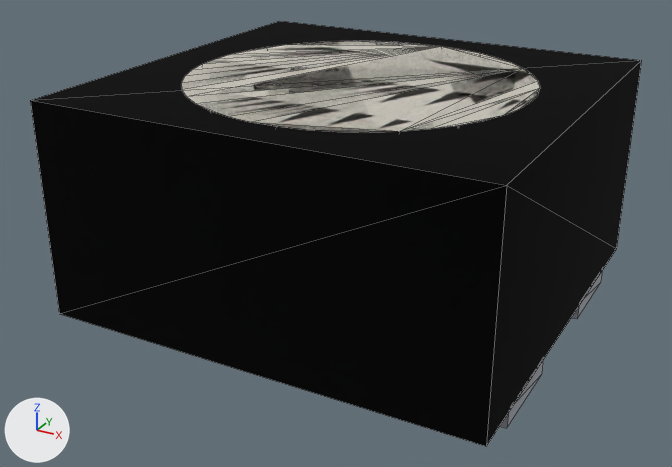
An edit to the glTF model parts/sk68xxmini-hs/sk68xxmini-hs.glb, drawn before and after from the same camera.
Both versions are drawn from a camera (50 mm lens) standing at (0.00339, -0.00657, 0.00383) and looking at (-0.0001, -0.00022, 0.00065). Arrows for +X, +Y and +Z are at lower left; the lights stay in place. The picture after the commit comes second. Mesh edges are drawn as thin lines. Where no turn or scale is listed for an object, it has been applied to the vertices. Vertices at exactly the same position are counted once.
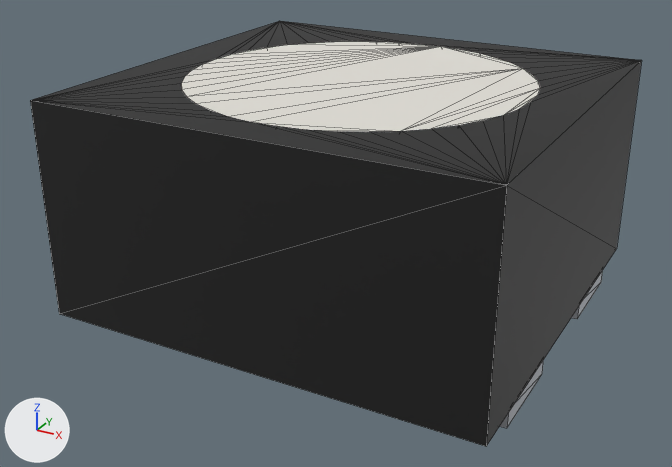
The change, as JSON lines over the scene's bpy script:
```json
{"op": "set", "path": "mat_mat_0.metallic", "old": "1.0", "new": "0.0"}
{"op": "set", "path": "mat_mat_0.roughness", "old": "1.0", "new": "0.52"}
{"op": "set", "path": "mat_mat_1.metallic", "old": "1.0", "new": "0.0"}
{"op": "set", "path": "mat_mat_1.roughness", "old": "1.0", "new": "0.52"}
{"block": "me_mesh_0", "where": "# used by ob_mesh_0; location = (0.0, 0.0, 0.00105)"}
{"op": "remove", "block": "me_mesh_0", "code": "me_mesh_0.from_pydata(...)  # 8 vertices, 12 faces; spans x -0.00185..0.00185, y -0.00175..0.00175, z -0.0009..0.0009"}
{"op": "add", "block": "me_mesh_0", "code": "me_mesh_0.from_pydata(...)  # 92 vertices, 180 faces; spans x -0.00185..0.00185, y -0.00175..0.00175, z 0.00015..0.00195"}
{"block": "me_mesh_0", "change": "me_mesh_0 part 1: the whole mesh is rebuilt"}
{"op": "set", "path": "ob_mesh_0.location", "old": "(0.0, 0.0, 0.00105)", "new": "(0.0, 0.0, 0.0)"}
```

Changed parts and their boxes [x1, y1, x2, y2] in the pictures (672 x 467 px):
```json
{"object": "Mesh_0", "change": "surface changed, reshaped, moved", "before": [30, 21, 642, 446], "after": [30, 21, 642, 446], "on screen": "lighter"}
{"object": "Mesh_1", "change": "surface changed", "before": [181, 41, 540, 132], "after": [181, 41, 540, 132], "on screen": "lighter"}
```
